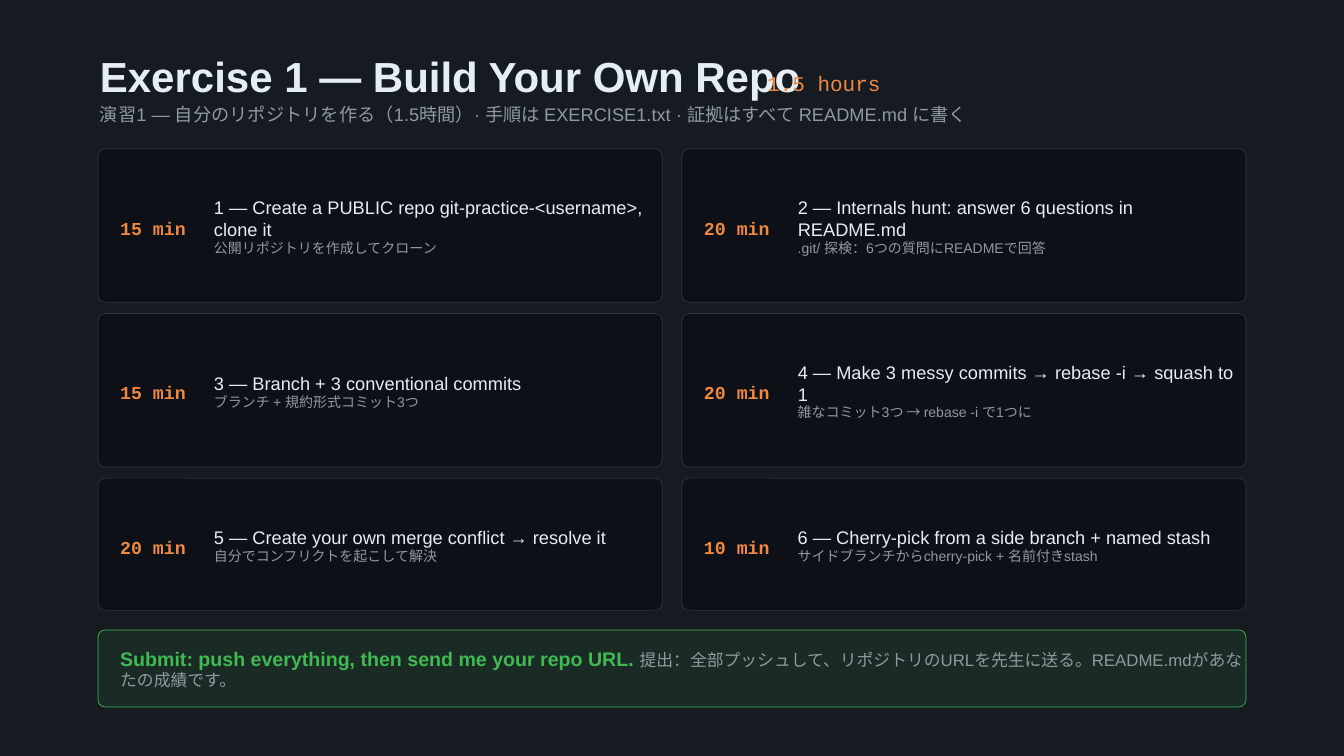
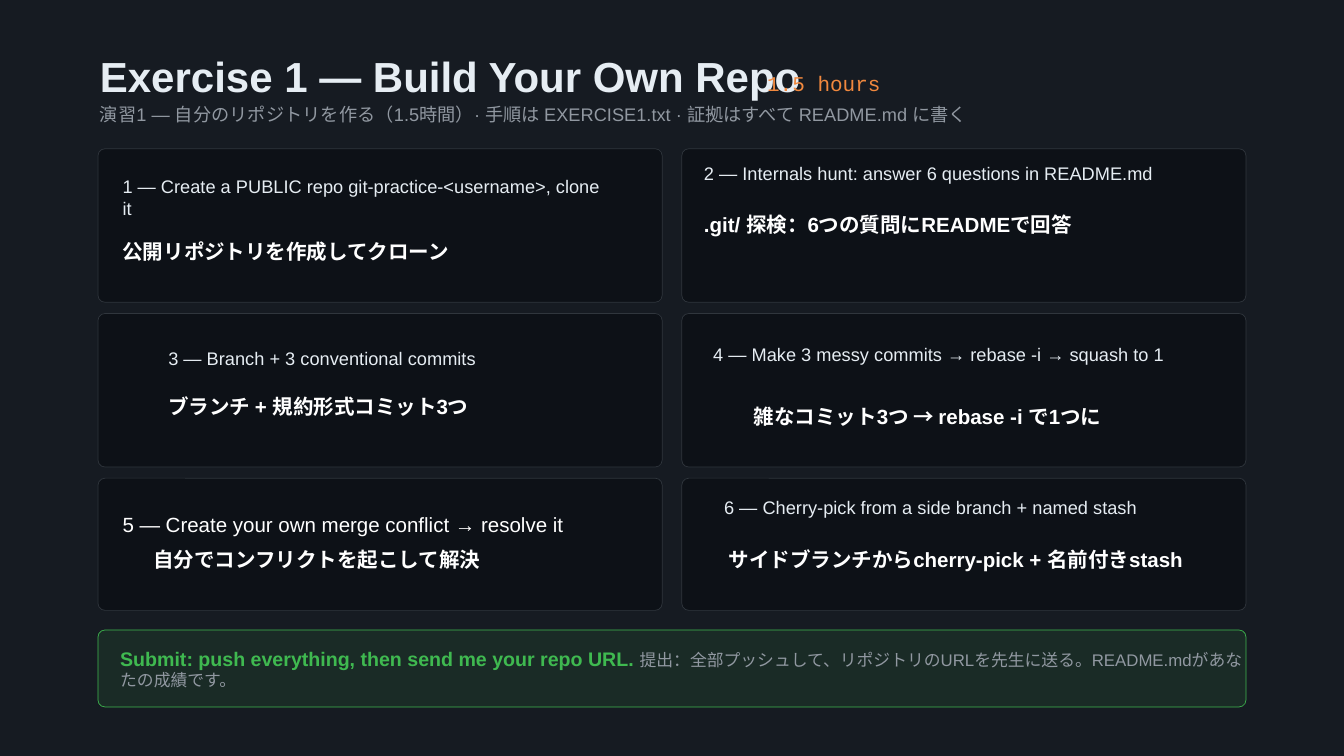
Before and after one commit to Shun-N0/ryudai_git_2026, a slide deck: slide 14 of Git_class_workshop_prep.pptx. Drawn at 1344x756 pixels with LibreOffice and Linux fonts; fonts in the diff are those of the drawing. Boxes give left, top, right and bottom in pixels: in the first picture for what was removed or moved away, otherwise in the second. Text is boxed around its words. In the diff, an @@ line names an element or a change of style, - is before the commit and + after.

```diff
--- a/Git_class_workshop_prep.pptx
+++ b/Git_class_workshop_prep.pptx
@@ text "1 — Create a PUBLIC ..." rewrapped from bbox=[214, 200, 643, 236] to bbox=[123, 179, 600, 215] @@
@@ text "2 — Internals hunt: answer ..." rewrapped from bbox=[798, 200, 1133, 236] to bbox=[704, 166, 1152, 184] @@
@@ text removed at bbox=[120, 222, 186, 235] @@
-15 min
@@ text "公開リポジトリを作成してクローン": place and size @@
-text "公開リポジトリを作成してクローン" at bbox=[214, 241, 437, 254]
+text "公開リポジトリを作成してクローン" at bbox=[123, 241, 449, 261]
@@ size 15 to 22 pt, text colour #9198A1 to #FFFFFF, bold on in 6 elements at bbox=[754, 406, 1101, 426], bbox=[168, 396, 469, 416], bbox=[153, 549, 480, 569], bbox=[729, 549, 1182, 572], bbox=[123, 241, 449, 261], bbox=[704, 214, 1072, 237] @@
@@ text ".git/ 探検：6つの質問にREADMEで回答": place and size @@
-text ".git/ 探検：6つの質問にREADMEで回答" at bbox=[798, 241, 1046, 256]
+text ".git/ 探検：6つの質問にREADMEで回答" at bbox=[704, 214, 1072, 237]
@@ text removed at bbox=[704, 222, 770, 235] @@
-20 min
@@ text "3 — Branch + 3 ...": place and size @@
-text "3 — Branch + 3 ..." at bbox=[214, 376, 521, 390]
+text "3 — Branch + 3 ..." at bbox=[168, 351, 476, 365]
@@ text "4 — Make 3 messy ..." rewrapped from bbox=[798, 365, 1233, 401] to bbox=[713, 347, 1164, 365] @@
@@ text removed at bbox=[120, 387, 186, 399] @@
-15 min
@@ text removed at bbox=[704, 387, 770, 399] @@
-20 min
@@ text "ブランチ + 規約形式コミット3つ": place and size @@
-text "ブランチ + 規約形式コミット3つ" at bbox=[214, 395, 419, 408]
+text "ブランチ + 規約形式コミット3つ" at bbox=[168, 396, 469, 416]
@@ text "雑なコミット3つ → rebase -i で1つに": place and size @@
-text "雑なコミット3つ → rebase -i で1つに" at bbox=[798, 405, 1032, 418]
+text "雑なコミット3つ → rebase -i で1つに" at bbox=[754, 406, 1101, 426]
@@ text "6 — Cherry-pick from a ...": place and size @@
-text "6 — Cherry-pick from a ..." at bbox=[798, 530, 1211, 548]
+text "6 — Cherry-pick from a ..." at bbox=[724, 500, 1137, 518]
@@ text "5 — Create your own ...": place and size @@
-text "5 — Create your own ..." at bbox=[214, 530, 606, 548]
+text "5 — Create your own ..." at bbox=[123, 517, 563, 537]
@@ text "5 — Create your own ..." at bbox=[123, 517, 563, 537]: size 19.5 to 22 pt, text colour #E6EDF3 to #FFFFFF @@
@@ text removed at bbox=[120, 541, 186, 554] @@
-20 min
@@ text "自分でコンフリクトを起こして解決": place and size @@
-text "自分でコンフリクトを起こして解決" at bbox=[214, 547, 437, 562]
+text "自分でコンフリクトを起こして解決" at bbox=[153, 549, 480, 569]
@@ text removed at bbox=[704, 541, 770, 554] @@
-10 min
@@ text "サイドブランチからcherry-pick + 名前付きstash": place and size @@
-text "サイドブランチからcherry-pick + 名前付きstash" at bbox=[798, 547, 1097, 564]
+text "サイドブランチからcherry-pick + 名前付きstash" at bbox=[729, 549, 1182, 572]
```
Also in this commit, not shown: 9 other slides changed, 1 slide added, 2 slides removed.
